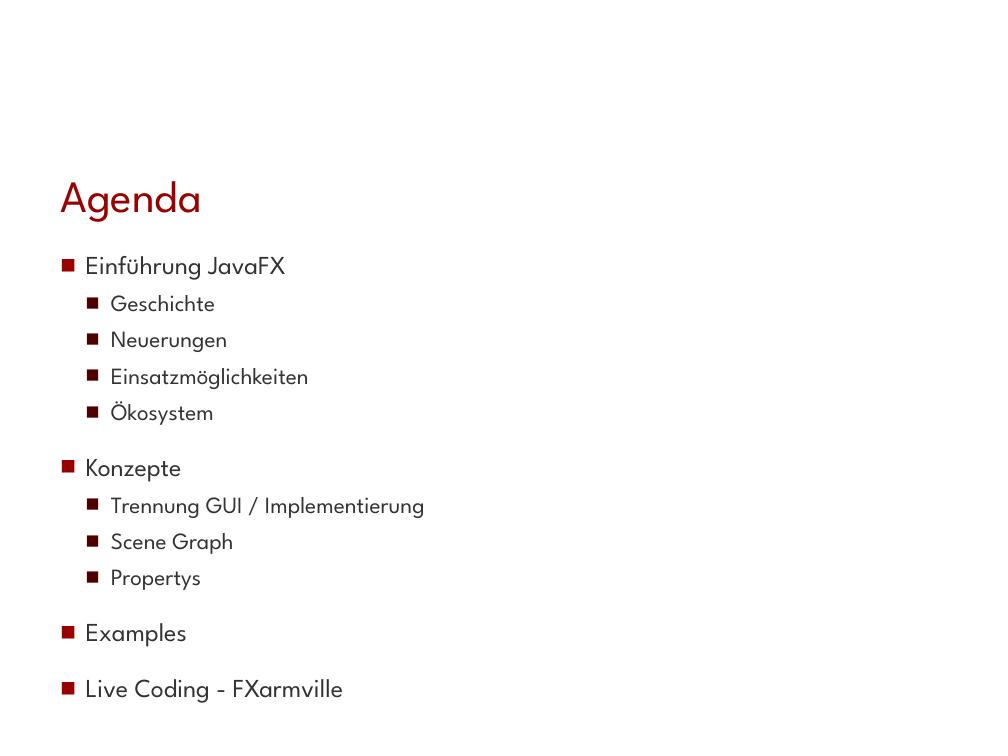
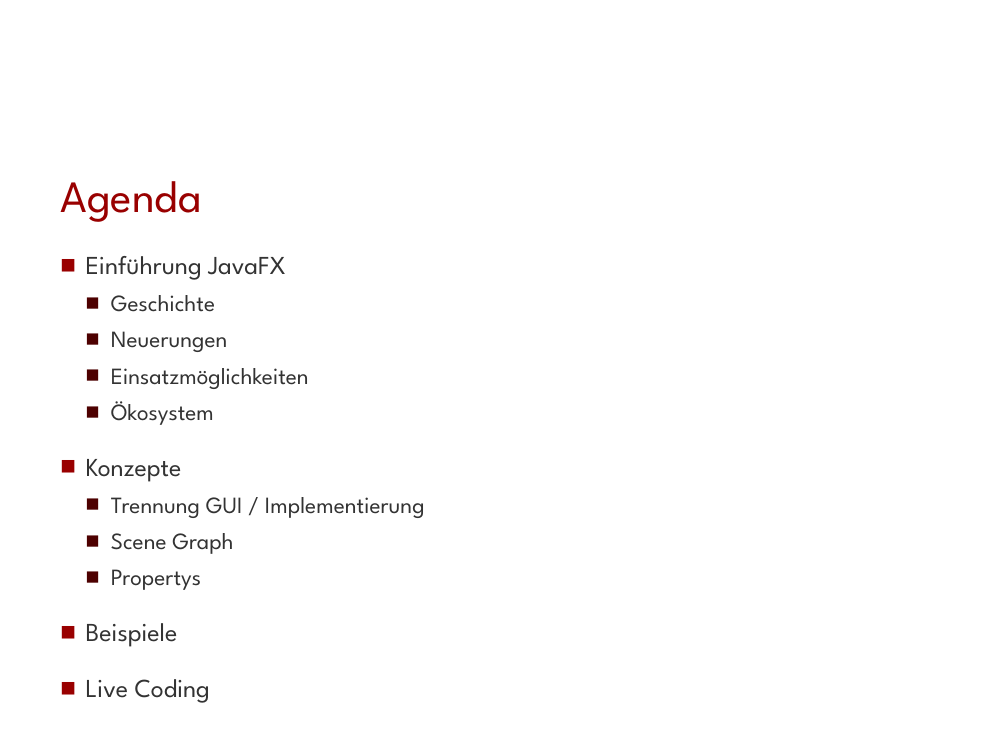
Before and after one commit to Morkunas/jfxusergroup, a slide deck: slide 2 of JavaFX-UserGroup.pptx. Drawn at 1008x756 pixels with LibreOffice and Linux fonts; fonts in the diff are those of the drawing; background and template pictures are left out. Boxes give left, top, right and bottom in pixels: in the first picture for what was removed or moved away, otherwise in the second. Text is boxed around its words. In the diff, an @@ line names an element or a change of style, - is before the commit and + after.

```diff
--- a/JavaFX-UserGroup.pptx
+++ b/JavaFX-UserGroup.pptx
@@ text at [86,623,210,703]: text changed @@
-■ Examples
-■ Live Coding - FXarmville
+■ Beispiele
+■ Live Coding
```
Also in this commit, not shown: 2 other slides changed.
